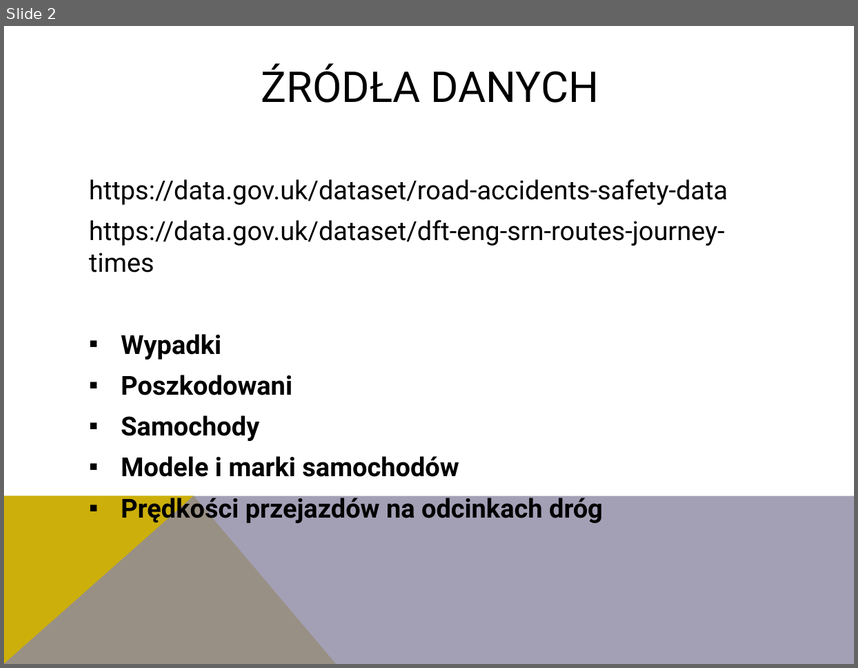
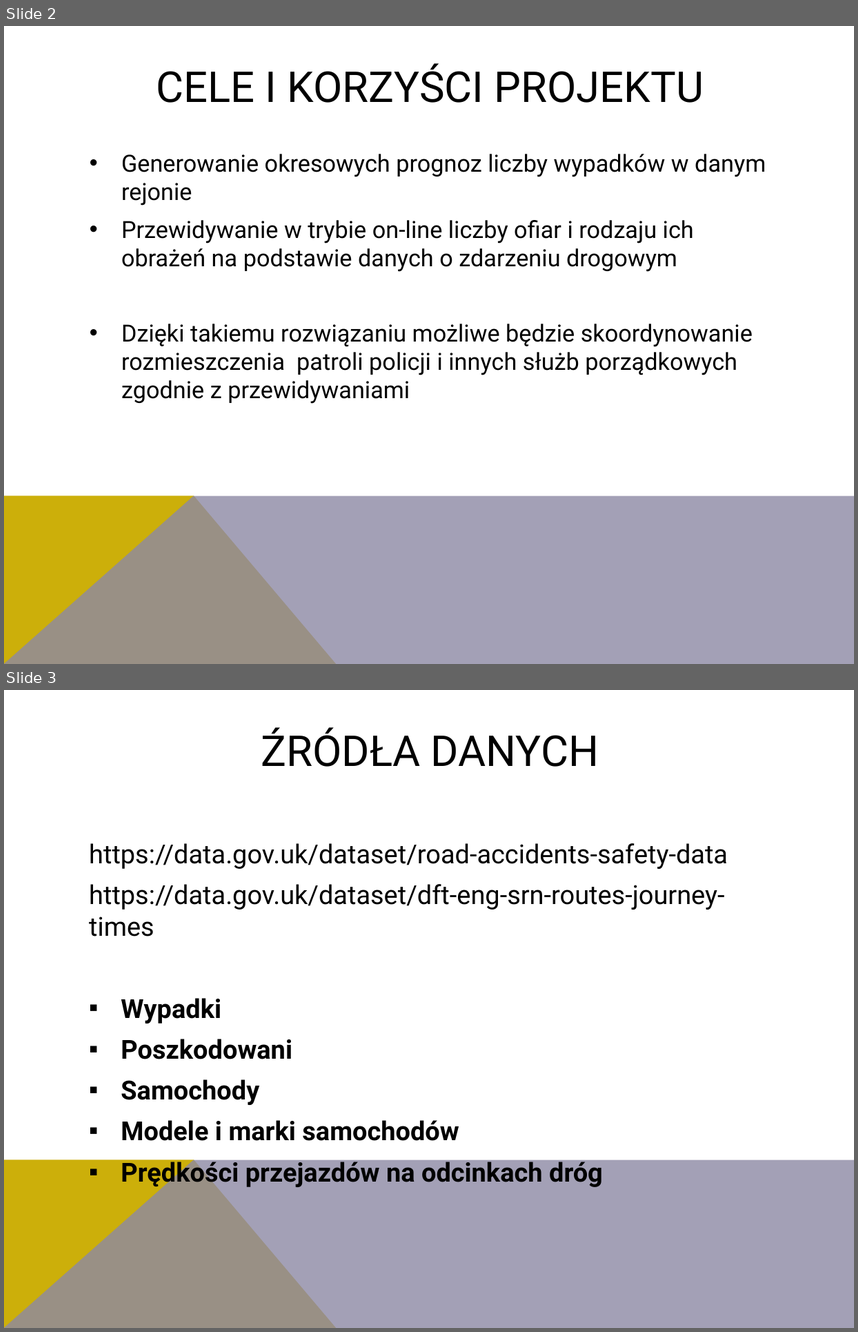
Before and after one commit to anyanyany/DataScience, a slide deck: PozyskiwanieDanych/prezentacja szablon.pptx. Shown one above the other, each under a label of ours: slide 2 before the commit, slides 2 and 3 after it. The pictures are 858x668 and 858x1332 pixels, drawn with LibreOffice and Linux fonts; fonts in the diff are those of the drawing. Boxes give left, top, right and bottom in pixels: in the first picture for what was removed or moved away, otherwise in the second. Text is boxed around its words. In the diff, an @@ line names an element or a change of style, - is before the commit and + after.

```diff
--- a/PozyskiwanieDanych/prezentacja szablon.pptx
+++ b/PozyskiwanieDanych/prezentacja szablon.pptx
@@ slide 2 added at (x1=4, y1=26, x2=854, y2=664), background #FFFFFF; not listed: 2 template elements that a slide beside it also shows @@
@@ title added at (x1=156, y1=63, x2=704, y2=103), 36 pt, text #000000 @@
+CELE I KORZYŚCI PROJEKTU
@@ text added at (x1=121, y1=154, x2=766, y2=403), 20 pt, text #000000 @@
+• Generowanie okresowych prognoz liczby wypadków w danym rejonie
+• Przewidywanie w trybie on-line liczby ofiar i rodzaju ich obrażeń na podstawie danych o zdarzeniu drogowym
+• Dzięki takiemu rozwiązaniu możliwe będzie skoordynowanie rozmieszczenia patroli policji i innych służb porządkowych zgodnie z przewidywaniami
@@ what was slide 2 is now slide 3 @@
```
Also in this commit, not shown: 1 slide changed, 1 other slide added, 2 other files.
